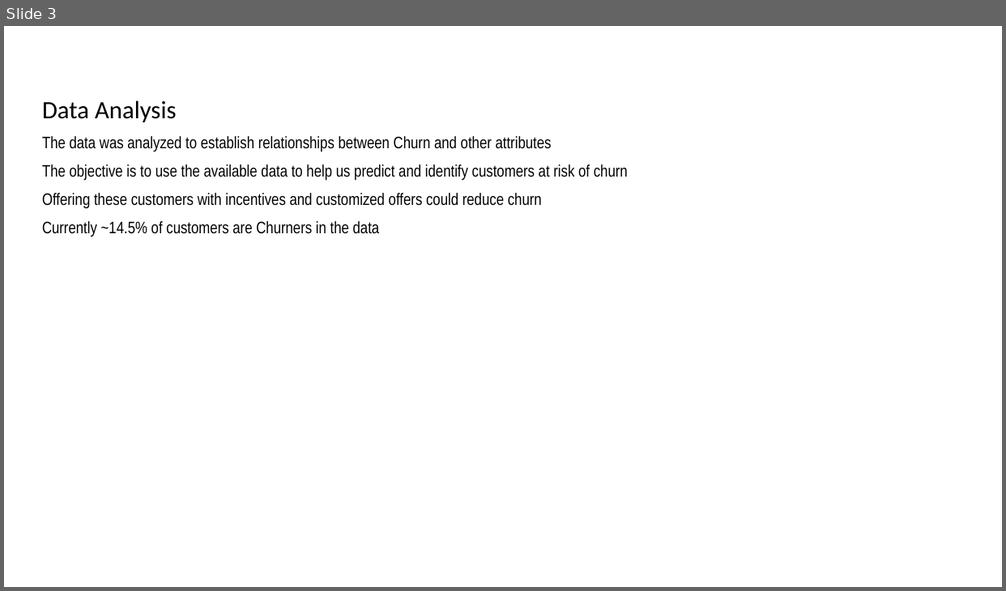
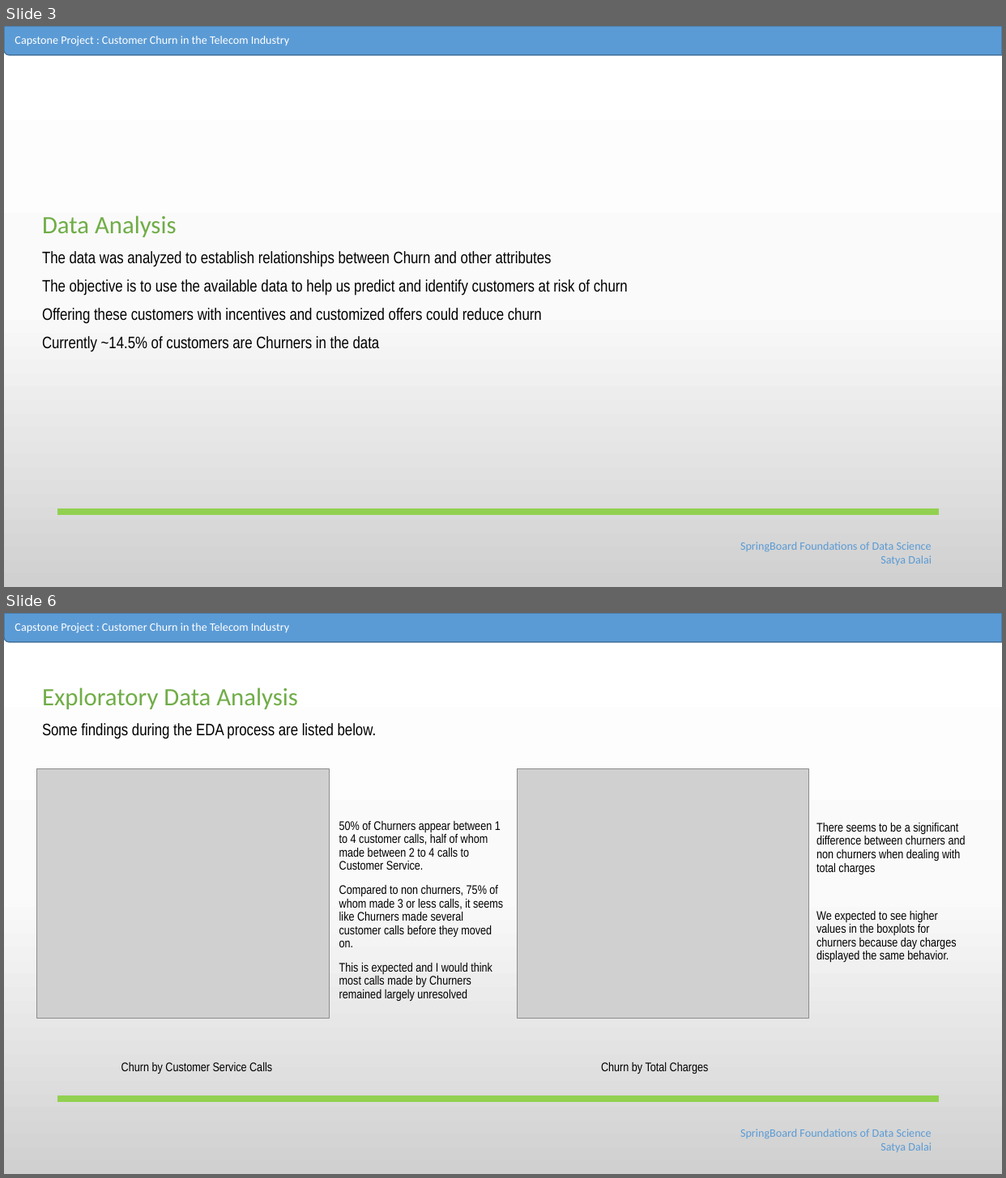
Before and after one commit to Satyad1/Capstone, a slide deck: Slides_SatyaD.pptx. Shown one above the other, each under a label of ours: slide 3 before the commit, slides 3 and 6 after it; the slides between them are not shown. The pictures are 1006x591 and 1006x1178 pixels, drawn with LibreOffice and Linux fonts; fonts in the diff are those of the drawing; grey boxes stand for pictures. Boxes give left, top, right and bottom in pixels: in the first picture for what was removed or moved away, otherwise in the second. Text is boxed around its words. In the diff, an @@ line names an element or a change of style, - is before the commit and + after.

```diff
--- a/Slides_SatyaD.pptx
+++ b/Slides_SatyaD.pptx
@@ slide 6 added at box(4, 613, 1002, 1174), background gradient #FFFFFF to #FBFBFB to #D1D1D1 @@
@@ round rect added at box(4, 613, 1002, 642), fill #5B9BD5, outline #43739E 1 pt @@
@@ text added at box(15, 623, 289, 633), 11 pt, text #FFFFFF @@
+Capstone Project : Customer Churn in the Telecom Industry
@@ text added at box(42, 688, 377, 739), 16 pt, text #000000 @@
+Exploratory Data Analysis
+Some findings during the EDA process are listed below.
@@ picture added at box(37, 769, 329, 1019) @@
@@ picture added at box(517, 769, 809, 1019) @@
@@ text added at box(339, 821, 503, 1001), 12 pt, text #000000 @@
+50% of Churners appear between 1 to 4 customer calls, half of whom made between 2 to 4 calls to Customer Service.
+Compared to non churners, 75% of whom made 3 or less calls, it seems like Churners made several customer calls before they moved on.
+This is expected and I would think most calls made by Churners remained largely unresolved
@@ text added at box(816, 823, 965, 963), 12 pt, text #000000 @@
+There seems to be a significant difference between churners and non churners when dealing with total charges
+We expected to see higher values in the boxplots for churners because day charges displayed the same behavior.
@@ text added at box(121, 1063, 272, 1074), 12 pt, text #000000 @@
+Churn by Customer Service Calls
@@ text added at box(601, 1063, 709, 1074), 12 pt, text #000000 @@
+Churn by Total Charges
@@ line added from (58, 1099) to (939, 1099), #92D050 6 pt @@
@@ text added at box(740, 1129, 931, 1152), 11 pt, text #5B9BD5 @@
+SpringBoard Foundations of Data Science
+Satya Dalai
@@ slide 3 changed as well @@
@@ background #FFFFFF to gradient #FFFFFF to #FBFBFB to #D1D1D1 @@
@@ round rect added at box(4, 26, 1002, 55), fill #5B9BD5, outline #43739E 1 pt @@
@@ text added at box(15, 36, 289, 46), 11 pt, text #FFFFFF @@
+Capstone Project : Customer Churn in the Telecom Industry
@@ text at box(42, 216, 177, 237): text colour #000000 to #70AD47 in "Data Analysis" @@
@@ line added from (58, 512) to (939, 512), #92D050 6 pt @@
@@ text added at box(740, 542, 931, 565), 11 pt, text #5B9BD5 @@
+SpringBoard Foundations of Data Science
+Satya Dalai
```
Also in this commit, not shown: 5 other slides changed, 6 other slides added, 4 slides removed.
